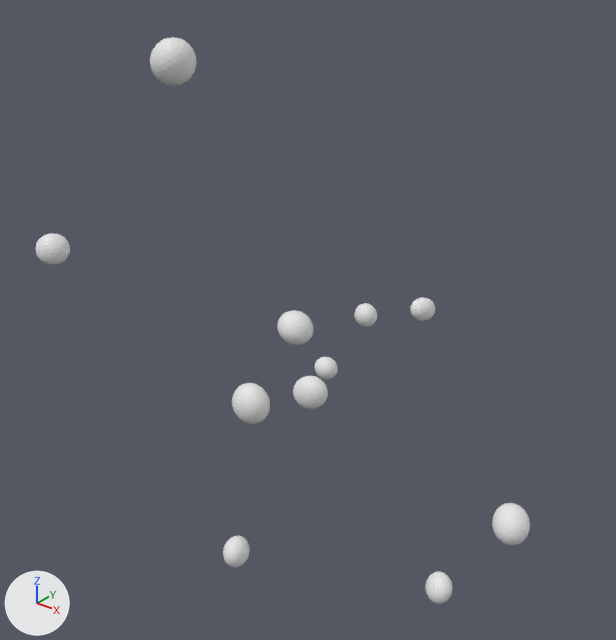
Renders of the OBJ model data/radials/radial_03/radial.obj from each side of a commit.
The view is the same before and after, from a 50 mm lens placed at (1.42, -1.88, 1.22), pointed at (-0.06, -0.03, 0.07). Every picture has the same lights, and +X, +Y and +Z are marked at lower left. The picture after the commit comes second. Where no turn or scale is listed for an object, it has been applied to the vertices.

Names of what the first picture shows: 'radial'.
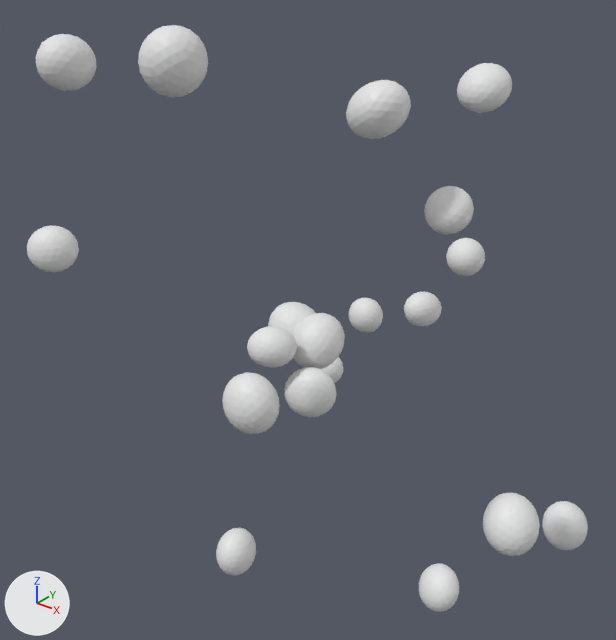
What differs and where, as boxes (x1, y1, x2, y2) in the pictures (616 x 640 px; the box of a moved part takes in the faces that stretch with it):
'radial', reshaped (13% wider)
    before: (35, 37, 530, 604)
    after: (27, 25, 588, 612)
part 1 of me_radial, moved or reshaped
    before: (425, 571, 452, 604)
    after: (419, 563, 459, 612)
part 2 of me_radial, moved or reshaped
    before: (354, 303, 377, 327)
    after: (349, 297, 383, 333)
part 3 of me_radial, moved or reshaped
    before: (492, 503, 530, 545)
    after: (483, 493, 540, 556)
part 4 of me_radial, moved or reshaped
    before: (410, 297, 435, 321)
    after: (404, 292, 442, 326)
part 5 of me_radial, moved or reshaped
    before: (293, 376, 328, 409)
    after: (268, 302, 316, 334)
part 6 of me_radial, moved or reshaped
    before: (223, 536, 250, 567)
    after: (216, 528, 256, 576)
part 7 of me_radial, moved or reshaped
    before: (35, 233, 70, 265)
    after: (27, 225, 79, 272)
part 8 of me_radial, moved or reshaped
    before: (232, 383, 270, 424)
    after: (284, 367, 337, 417)
part 9 of me_radial, moved or reshaped
    before: (314, 357, 338, 379)
    after: (321, 357, 343, 383)
part 10 of me_radial, moved or reshaped
    before: (150, 37, 197, 86)
    after: (138, 25, 208, 97)
part 11 of me_radial, added
    after: (222, 373, 280, 434)
part 12 of me_radial, added
    after: (542, 501, 588, 550)
part 13 of me_radial, added
    after: (424, 186, 474, 234)
part 14 of me_radial, added
    after: (247, 326, 297, 368)
part 15 of me_radial, added
    after: (446, 238, 485, 276)
part 16 of me_radial, added
    after: (35, 34, 96, 91)
part 17 of me_radial, added
    after: (346, 80, 411, 139)
part 18 of me_radial, added
    after: (457, 63, 512, 113)
part 19 of me_radial, moved or reshaped
    before: (277, 310, 314, 345)
    after: (292, 313, 345, 369)

Edits to the bpy script that builds the scene:
```text
Change me_radial:
    remove me_radial.from_pydata(...)  # 1782 vertices, 3520 faces; spans x -0.53..0.64, y -0.65..0.9, z -0.85..0.96
    add me_radial.from_pydata(...)  # 3078 vertices, 6080 faces; spans x -0.55..0.7, y -0.79..0.92, z -0.87..0.99
    me_radial part 1: the loose piece of 162 vertices spanning x 0.46..0.54, y -0.14..-0.06, z -0.67..-0.58 is scaled about its middle by 1.5
    me_radial part 2: the loose piece of 162 vertices spanning x -0.5..-0.4, y 0.8..0.9, z -0.41..-0.31 is scaled about its middle by 1.5
    me_radial part 3: the loose piece of 162 vertices spanning x 0.52..0.64, y 0.13..0.25, z -0.6..-0.48 is scaled about its middle by 1.5
    me_radial part 4: the loose piece of 162 vertices spanning x 0.31..0.38, y -0.07..0.0, z 0.19..0.26 is scaled about its middle by 1.5
    me_radial part 5: the loose piece of 162 vertices spanning x -0.02..0.09, y -0.18..-0.1, z -0.16..-0.05 is multiplied about its middle by the matrix ((-0.689, -0.618, -1.299), (-0.824, 1.845, -0.219), (1.187, 0.612, -0.808)), then moved by (-0.18, 0.15, 0.11)
    me_radial part 6: the loose piece of 162 vertices spanning x -0.26..-0.17, y -0.28..-0.18, z -0.85..-0.73 is scaled about its middle by 1.5
    me_radial part 7: the loose piece of 162 vertices spanning x -0.53..-0.44, y -0.65..-0.57, z 0.33..0.42 is scaled about its middle by 1.5
    me_radial part 8: the loose piece of 162 vertices spanning x 0.05..0.15, y -0.52..-0.43, z -0.01..0.1 is multiplied about its middle by the matrix ((0.823, 0.269, -1.151), (0.054, -1.409, -0.291), (-1.181, 0.123, -0.815)), then moved by (-0.07, 0.33, -0.14)
    me_radial part 9: the loose piece of 162 vertices spanning x -0.29..-0.21, y 0.27..0.36, z -0.36..-0.27 is scaled about its middle by 1.5
    me_radial part 10: the loose piece of 162 vertices spanning x -0.05..0.05, y -0.62..-0.52, z 0.86..0.96 is scaled about its middle by 1.5
    me_radial part 11: a new loose piece, an icosphere of 320 faces spanning x 0.02..0.18, y -0.54..-0.4, z -0.04..0.12
    me_radial part 12: the loose piece of 162 vertices spanning x 0.52..0.64, y 0.13..0.25, z -0.6..-0.48 is copied, and the copy is multiplied about its middle by the matrix ((-0.191, 1.123, 0.383), (-0.173, 0.598, -1.202), (-1.44, -0.5, -0.016)), then moved by (0.05, 0.38, -0.23); it spans x 0.55..0.7, y 0.49..0.65, z -0.85..-0.67
    me_radial part 13: the loose piece of 162 vertices spanning x 0.31..0.38, y -0.07..0.0, z 0.19..0.26 is copied, and the copy is multiplied about its middle by the matrix ((-0.163, -1.26, -1.722), (-0.651, 1.674, -1.163), (2.032, 0.435, -0.511)), then moved by (-0.13, 0.34, 0.16); it spans x 0.14..0.29, y 0.23..0.38, z 0.32..0.46
    me_radial part 14: the loose piece of 162 vertices spanning x -0.02..0.09, y -0.18..-0.1, z -0.16..-0.05 is copied, and the copy is multiplied about its middle by the matrix ((-0.566, -1.044, 0.87), (-0.475, 1.097, 0.881), (-0.968, 0.323, -0.559)), then moved by (-0.11, -0.05, 0.14); it spans x -0.14..0.0, y -0.26..-0.12, z -0.02..0.1
    me_radial part 15: the loose piece of 162 vertices spanning x -0.5..-0.4, y 0.8..0.9, z -0.41..-0.31 is copied, and the copy is turned -156.9 degrees about the z axis through its middle and scaled by 1.41, then moved by (0.5, -0.11, 0.42); it spans x -0.01..0.13, y 0.67..0.81, z 0.0..0.14
    me_radial part 16: the loose piece of 162 vertices spanning x -0.2..-0.08, y -0.05..0.06, z -0.05..0.06 is copied, and the copy is scaled about its middle by (-0.985, 1.15, -1.1), then moved by (-0.03, -0.73, 0.91); it spans x -0.23..-0.11, y -0.79..-0.66, z 0.85..0.97
    me_radial part 17: the loose piece of 162 vertices spanning x 0.31..0.38, y -0.07..0.0, z 0.19..0.26 is copied, and the copy is multiplied about its middle by the matrix ((0.062, 1.932, 1.974), (-2.943, 0.414, -0.331), (-0.337, -0.866, 2.114)), then moved by (-0.28, 0.16, 0.48); it spans x -0.02..0.16, y 0.03..0.21, z 0.62..0.79
    me_radial part 18: the loose piece of 162 vertices spanning x 0.31..0.38, y -0.07..0.0, z 0.19..0.26 is copied, and the copy is multiplied about its middle by the matrix ((2.555, -0.995, 0.045), (-0.804, -1.369, 1.561), (-0.562, -1.449, -1.505)), then moved by (-0.18, 0.6, 0.48); it spans x 0.08..0.24, y 0.48..0.65, z 0.64..0.78
    me_radial part 19: 3 vertices moved within x -0.11..-0.1, y -0.04..0.0, z -0.01..0.03; 157 vertices removed from x -0.2..-0.08, y -0.05..0.06, z -0.05..0.06; 157 vertices added at x -0.11..0.05, y -0.11..0.06, z -0.08..0.09
```
